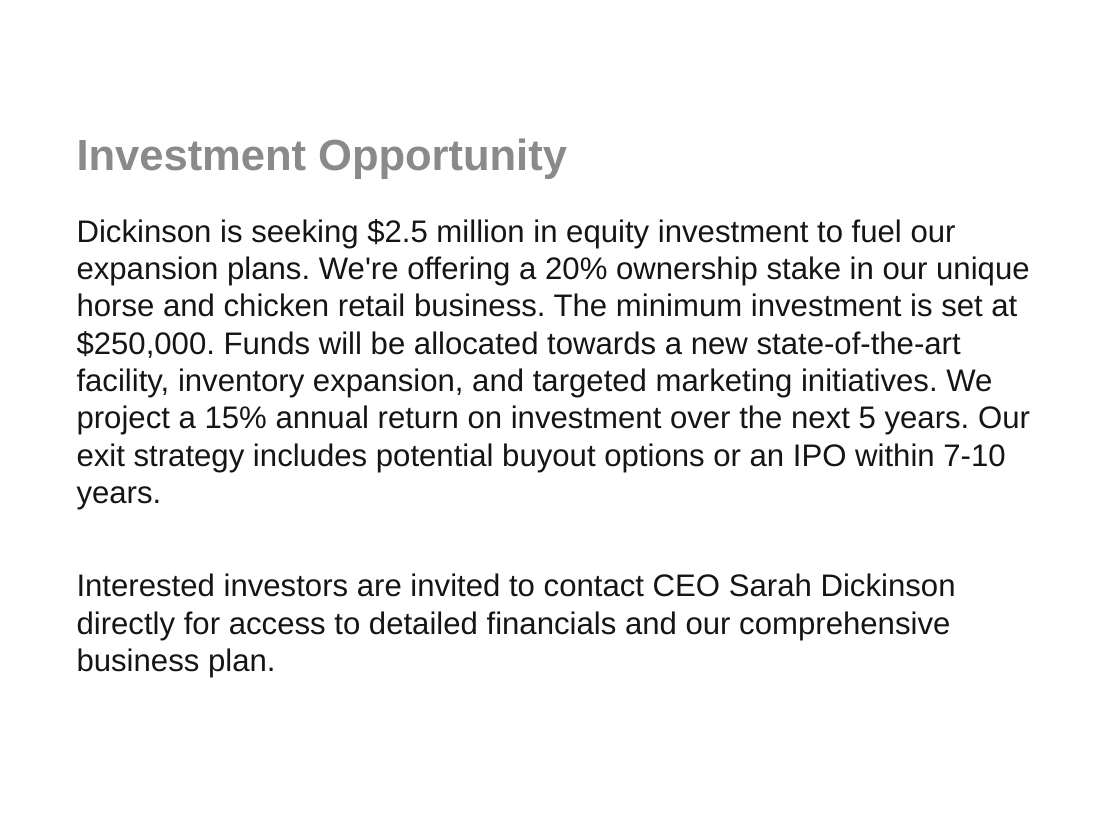
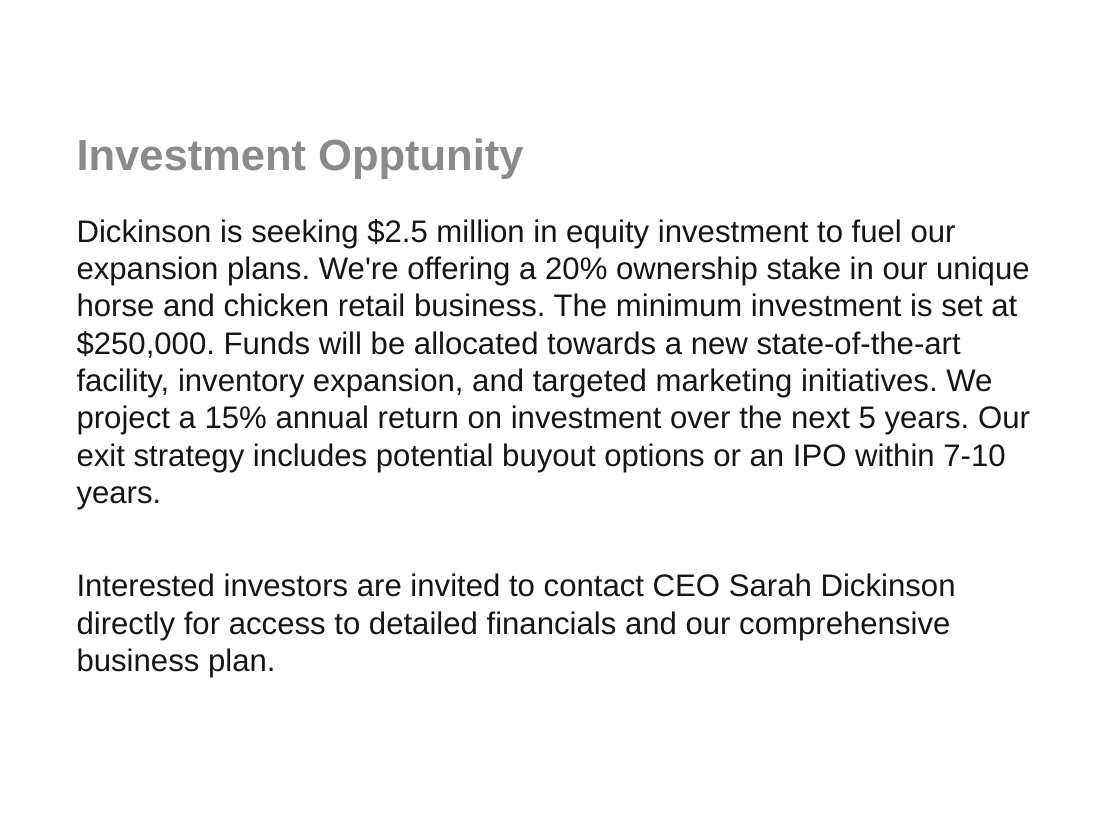
Before and after one commit to svilupp/slide-doctor, a slide deck: slide 5 of data/03-dickinson-basic.pptx. Drawn at 1120x840 pixels with LibreOffice and Linux fonts; fonts in the diff are those of the drawing; background and template pictures are left out. Boxes give left, top, right and bottom in pixels: in the first picture for what was removed or moved away, otherwise in the second. Text is boxed around its words. In the diff, an @@ line names an element or a change of style, - is before the commit and + after.

```diff
--- a/data/03-dickinson-basic.pptx
+++ b/data/03-dickinson-basic.pptx
@@ title at (77, 138, 523, 179): text changed @@
-Investment Opportunity
+Investment Opptunity
```
Also in this commit, not shown: 7 other files.
